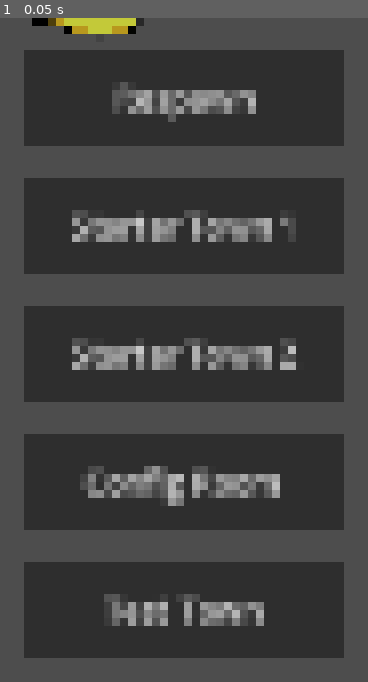
Above: before the commit, frame 1.
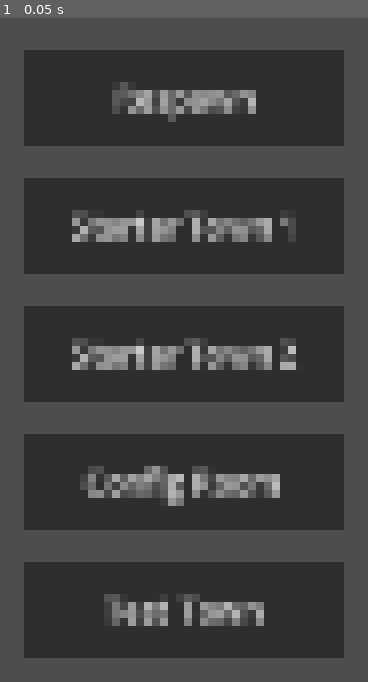
Above: after the commit, the same moment.

Repository: uplord/game-uplord
Game: Godot game, scene res://Entities/Npc/Npc.tscn
The game is run twice, just before and just after one commit, with the same random seed, the same clock (stepped at 60 frames per second) and the same inputs. This scene is started directly instead of the project's main scene.
Inputs:
- Up to frame 1 (0.05 s): no input

The runs differ from the first frame. In frame 1, 0.6% of the frame differs, in the area x 8-40%, y 0-3%.
Error in both runs: Invalid call. Nonexistent function 'setup' in base 'Nil'. (res://Utilities/Game/GameManager/GameManager.gd:13)

Commit message:
feat: basic animation

Diff:
--- a/Entities/Models/Humanoid/Humanoid.tscn
+++ b/Entities/Models/Humanoid/Humanoid.tscn
@@ -1,25 +1,25 @@
 [gd_scene format=3 uid="uid://btqmkf6wsl383"]
 
-[ext_resource type="Texture2D" uid="uid://beeeghwoog08o" path="res://Entities/Models/Humanoid/Art/Male/back_hand/armour.png" id="1_3j5xw"]
+[ext_resource type="Texture2D" uid="uid://bwqtjfpghhmaf" path="res://Entities/Models/Humanoid/Art/Male/back_hand/armour.png" id="1_3j5xw"]
 [ext_resource type="Script" uid="uid://jsddooxxtmtd" path="res://Entities/Models/Humanoid/Humanoid.gd" id="1_dtb42"]
-[ext_resource type="Texture2D" uid="uid://br81qqax1hcto" path="res://Entities/Models/Humanoid/Art/Male/back_shoulder/armour.png" id="2_dtb42"]
-[ext_resource type="Texture2D" uid="uid://bmb3bp0u7tusw" path="res://Entities/Models/Humanoid/Art/Male/back_thigh/armour.png" id="3_aemfn"]
-[ext_resource type="Texture2D" uid="uid://chutmudm017dv" path="res://Entities/Models/Humanoid/Art/Male/back_shin/armour.png" id="4_hnspk"]
-[ext_resource type="Texture2D" uid="uid://c76f5ckrfbk3c" path="res://Entities/Models/Humanoid/Art/Male/back_foot/armour.png" id="5_3vyth"]
-[ext_resource type="Texture2D" uid="uid://ddx4d254tpvu5" path="res://Entities/Models/Humanoid/Art/Male/chest/armour.png" id="6_knlen"]
-[ext_resource type="Texture2D" uid="uid://c8no2kkcdknc8" path="res://Entities/Models/Humanoid/Art/Male/head/armour.png" id="7_lf42i"]
-[ext_resource type="Texture2D" uid="uid://b3twjapoj2ir2" path="res://Entities/Models/Humanoid/Art/Male/front_thigh/armour.png" id="8_32cg1"]
-[ext_resource type="Texture2D" uid="uid://da2smk5kmbrq8" path="res://Entities/Models/Humanoid/Art/Male/front_shin/armour.png" id="9_ymjlh"]
-[ext_resource type="Texture2D" uid="uid://bnpuc0ao60vl0" path="res://Entities/Models/Humanoid/Art/Male/front_foot/armour.png" id="10_o1lnn"]
-[ext_resource type="Texture2D" uid="uid://cxrufpg7pltja" path="res://Entities/Models/Humanoid/Art/Male/front_shoulder/armour.png" id="11_n4ik8"]
-[ext_resource type="Texture2D" uid="uid://bsdtrjb2f23gh" path="res://Entities/Models/Humanoid/Art/Male/front_hand/armour.png" id="12_ftajy"]
+[ext_resource type="Texture2D" uid="uid://27ba427n756e" path="res://Entities/Models/Humanoid/Art/Male/back_shoulder/armour.png" id="2_dtb42"]
+[ext_resource type="Texture2D" uid="uid://bmjt3c0ec8ueu" path="res://Entities/Models/Humanoid/Art/Male/back_thigh/armour.png" id="3_aemfn"]
+[ext_resource type="Texture2D" uid="uid://26nk2rircrbq" path="res://Entities/Models/Humanoid/Art/Male/back_shin/armour.png" id="4_hnspk"]
+[ext_resource type="Texture2D" uid="uid://cq8lrx2ekr3ny" path="res://Entities/Models/Humanoid/Art/Male/back_foot/armour.png" id="5_3vyth"]
+[ext_resource type="Texture2D" uid="uid://brepygum20hha" path="res://Entities/Models/Humanoid/Art/Male/chest/armour.png" id="6_knlen"]
+[ext_resource type="Texture2D" uid="uid://din3l3bud0kux" path="res://Entities/Models/Humanoid/Art/Male/head/armour.png" id="7_lf42i"]
+[ext_resource type="Texture2D" uid="uid://b2wdysvw3vrvt" path="res://Entities/Models/Humanoid/Art/Male/front_thigh/armour.png" id="8_32cg1"]
+[ext_resource type="Texture2D" uid="uid://d0jg640canx77" path="res://Entities/Models/Humanoid/Art/Male/front_shin/armour.png" id="9_ymjlh"]
+[ext_resource type="Texture2D" uid="uid://c0nbdwr31ryf6" path="res://Entities/Models/Humanoid/Art/Male/front_foot/armour.png" id="10_o1lnn"]
+[ext_resource type="Texture2D" uid="uid://bde485r4mojlt" path="res://Entities/Models/Humanoid/Art/Male/front_shoulder/armour.png" id="11_n4ik8"]
+[ext_resource type="Texture2D" uid="uid://dx0d0rbi51rwk" path="res://Entities/Models/Humanoid/Art/Male/front_hand/armour.png" id="12_ftajy"]
 
 [sub_resource type="Animation" id="Animation_dtb42"]
 length = 0.001
 tracks/0/type = "value"
 tracks/0/imported = false
 tracks/0/enabled = true
-tracks/0/path = NodePath("Bones/Skeleton2D/Hip/BackShoulder:rotation")
+tracks/0/path = NodePath("Bones/Skeleton2D/Hip/FrontThigh:rotation")
 tracks/0/interp = 1
 tracks/0/loop_wrap = true
 tracks/0/keys = {
@@ -28,35 +28,122 @@
 "update": 0,
 "values": [0.0]
 }
+tracks/1/type = "value"
+tracks/1/imported = false
+tracks/1/enabled = true
+tracks/1/path = NodePath("Bones/Skeleton2D/Hip/FrontThigh/FrontShin:rotation")
+tracks/1/interp = 1
+tracks/1/loop_wrap = true
+tracks/1/keys = {
+"times": PackedFloat32Array(0),
+"transitions": PackedFloat32Array(1),
+"update": 0,
+"values": [0.0]
+}
+tracks/2/type = "value"
+tracks/2/imported = false
+tracks/2/enabled = true
+tracks/2/path = NodePath("Bones/Skeleton2D/Hip/BackThigh:rotation")
+tracks/2/interp = 1
+tracks/2/loop_wrap = true
+tracks/2/keys = {
+"times": PackedFloat32Array(0),
+"transitions": PackedFloat32Array(1),
+"update": 0,
+"values": [0.0]
+}
+tracks/3/type = "value"
+tracks/3/imported = false
+tracks/3/enabled = true
+tracks/3/path = NodePath("Bones/Skeleton2D/Hip/BackShoulder:rotation")
+tracks/3/interp = 1
+tracks/3/loop_wrap = true
+tracks/3/keys = {
+"times": PackedFloat32Array(0),
+"transitions": PackedFloat32Array(1),
+"update": 0,
+"values": [0.0]
+}
+tracks/4/type = "value"
+tracks/4/imported = false
+tracks/4/enabled = true
+tracks/4/path = NodePath("Bones/Skeleton2D/Hip/FrontShoulder:rotation")
+tracks/4/interp = 1
+tracks/4/loop_wrap = true
+tracks/4/keys = {
+"times": PackedFloat32Array(0),
+"transitions": PackedFloat32Array(1),
+"update": 0,
+"values": [0.0]
+}
 
 [sub_resource type="Animation" id="Animation_aemfn"]
 resource_name = "idle"
+length = 0.001
+
+[sub_resource type="Animation" id="Animation_hnspk"]
+resource_name = "run"
+length = 0.001
+loop_mode = 1
 tracks/0/type = "value"
 tracks/0/imported = false
 tracks/0/enabled = true
-tracks/0/path = NodePath("Bones/Skeleton2D/Hip/BackShoulder:rotation")
+tracks/0/path = NodePath("Bones/Skeleton2D/Hip/FrontThigh:rotation")
 tracks/0/interp = 1
 tracks/0/loop_wrap = true
 tracks/0/keys = {
 "times": PackedFloat32Array(0),
 "transitions": PackedFloat32Array(1),
 "update": 0,
-"values": [0.0]
-}
-
-[sub_resource type="Animation" id="Animation_hnspk"]
-resource_name = "run"
-tracks/0/type = "value"
-tracks/0/imported = false
-tracks/0/enabled = true
-tracks/0/path = NodePath("Bones/Skeleton2D/Hip/BackShoulder:rotation")
-tracks/0/interp = 1
-tracks/0/loop_wrap = true
-tracks/0/keys = {
+"values": [0.5585053606381855]
+}
+tracks/1/type = "value"
+tracks/1/imported = false
+tracks/1/enabled = true
+tracks/1/path = NodePath("Bones/Skeleton2D/Hip/FrontThigh/FrontShin:rotation")
+tracks/1/interp = 1
+tracks/1/loop_wrap = true
+tracks/1/keys = {
+"times": PackedFloat32Array(0),
+"transitions": PackedFloat32Array(1),
+"update": 0,
+"values": [1.0821041362364843]
+}
+tracks/2/type = "value"
+tracks/2/imported = false
+tracks/2/enabled = true
+tracks/2/path = NodePath("Bones/Skeleton2D/Hip/BackThigh:rotation")
+tracks/2/interp = 1
+tracks/2/loop_wrap = true
+tracks/2/keys = {
+"times": PackedFloat32Array(0),
+"transitions": PackedFloat32Array(1),
+"update": 0,
+"values": [-1.1868238913561442]
+}
+tracks/3/type = "value"
+tracks/3/imported = false
+tracks/3/enabled = true
+tracks/3/path = NodePath("Bones/Skeleton2D/Hip/BackShoulder:rotation")
+tracks/3/interp = 1
+tracks/3/loop_wrap = true
+tracks/3/keys = {
 "times": PackedFloat32Array(0),
 "transitions": PackedFloat32Array(1),
 "update": 0,
 "values": [-0.6632251157578453]
+}
+tracks/4/type = "value"
+tracks/4/imported = false
+tracks/4/enabled = true
+tracks/4/path = NodePath("Bones/Skeleton2D/Hip/FrontShoulder:rotation")
+tracks/4/interp = 1
+tracks/4/loop_wrap = true
+tracks/4/keys = {
+"times": PackedFloat32Array(0),
+"transitions": PackedFloat32Array(1.1486983),
+"update": 0,
+"values": [0.6981317007977318]
 }
 
 [sub_resource type="AnimationLibrary" id="AnimationLibrary_3vyth"]
@@ -90,7 +177,7 @@
 states/run/node = SubResource("AnimationNodeAnimation_aemfn")
 states/run/position = Vector2(546, 101.25)
 transitions = ["Start", "idle", SubResource("AnimationNodeStateMachineTransition_hnspk"), "idle", "run", SubResource("AnimationNodeStateMachineTransition_3vyth"), "run", "idle", SubResource("AnimationNodeStateMachineTransition_knlen")]
-graph_offset = Vector2(-544.55975, 11.317495)
+graph_offset = Vector2(-205.30476, 90.539986)
 
 [node name="Humanoid" type="Node2D" unique_id=1064279868]
 script = ExtResource("1_dtb42")
@@ -99,7 +186,8 @@
 scale = Vector2(0.25, 0.25)
 
 [node name="BackHand" type="Node2D" parent="Body" unique_id=1024107481]
-position = Vector2(200.75, -859.5)
+position = Vector2(303.69662, -939.0213)
+rotation = -0.6632251
 
 [node name="Skin" type="Sprite2D" parent="Body/BackHand" unique_id=824252053]
 position = Vector2(200.75, -859.5)
@@ -108,6 +196,7 @@
 
 [node name="BackShoulder" type="Node2D" parent="Body" unique_id=528252962]
 position = Vector2(136.75, -1048.75)
+rotation = -0.6632251
 
 [node name="Skin" type="Sprite2D" parent="Body/BackShoulder" unique_id=653910981]
 position = Vector2(136.75, -1048.75)
@@ -116,6 +205,7 @@
 
 [node name="BackThigh" type="Node2D" parent="Body" unique_id=837033051]
 position = Vector2(86.75, -678.5)
+rotation = -1.1868238
 
 [node name="Skin" type="Sprite2D" parent="Body/BackThigh" unique_id=785102209]
 position = Vector2(86.75, -678.5)
@@ -123,7 +213,8 @@
 offset = Vector2(-85.5, 803)
 
 [node name="BackSkin" type="Node2D" parent="Body" unique_id=1628886575]
-position = Vector2(114.75, -404)
+position = Vector2(351.75098, -601.6316)
+rotation = -1.1868238
 
 [node name="Skin" type="Sprite2D" parent="Body/BackSkin" unique_id=1003425807]
 position = Vector2(114.75, -404)
@@ -131,7 +222,8 @@
 offset = Vector2(-115.5, 557)
 
 [node name="BackFoot" type="Node2D" parent="Body" unique_id=1917527986]
-position = Vector2(111.75, -91)
+position = Vector2(640.8357, -481.59814)
+rotation = -1.1868238
 
 [node name="Skin" type="Sprite2D" parent="Body/BackFoot" unique_id=199732716]
 position = Vector2(111.75, -91)
@@ -156,6 +248,7 @@
 
 [node name="FrontThigh" type="Node2D" parent="Body" unique_id=1507431230]
 position = Vector2(-64.25, -670.5)
+rotation = 0.55850536
 
 [node name="Skin" type="Sprite2D" parent="Body/FrontThigh" unique_id=1922675362]
 position = Vector2(-64.25, -670.5)
@@ -163,7 +256,9 @@
 offset = Vector2(27.5, 796)
 
 [node name="FrontShin" type="Node2D" parent="Body" unique_id=142443223]
-position = Vector2(-161.25, -394.5)
+position = Vector2(-292.76837, -487.84088)
+rotation = 1.6406095
+scale = Vector2(0.99999994, 0.99999994)
 
 [node name="Skin" type="Sprite2D" parent="Body/FrontShin" unique_id=99184146]
 position = Vector2(-161.25, -394.5)
@@ -171,7 +266,9 @@
 offset = Vector2(127.5, 551.5)
 
 [node name="FrontFoot" type="Node2D" parent="Body" unique_id=1336982610]
-position = Vector2(-238.5, -70.5)
+position = Vector2(-610.59045, -587.5038)
+rotation = 1.6406095
+scale = Vector2(0.99999994, 0.99999994)
 
 [node name="Skin" type="Sprite2D" parent="Body/FrontFoot" unique_id=1998873261]
 texture = ExtResource("10_o1lnn")
@@ -179,6 +276,8 @@
 
 [node name="FrontShoulder" type="Node2D" parent="Body" unique_id=1433457486]
 position = Vector2(-135.5, -1053.75)
+rotation = 0.6981317
+scale = Vector2(0.9999998, 0.9999998)
 
 [node name="Skin" type="Sprite2D" parent="Body/FrontShoulder" unique_id=1430536804]
 position = Vector2(-135.5, -1053.75)
@@ -186,7 +285,9 @@
 offset = Vector2(76.25, 1143.5)
 
 [node name="FrontHand" type="Node2D" parent="Body" unique_id=676752648]
-position = Vector2(-258.5, -869.75)
+position = Vector2(-347.99634, -991.8607)
+rotation = 0.6981317
+scale = Vector2(0.9999998, 0.9999998)
 
 [node name="Skin" type="Sprite2D" parent="Body/FrontHand" unique_id=1854005405]
 position = Vector2(-258.5, -869.75)
@@ -224,6 +325,7 @@
 
 [node name="FrontShoulder" type="Bone2D" parent="Bones/Skeleton2D/Hip" unique_id=966506358]
 position = Vector2(-177.25, -266)
+scale = Vector2(0.9999998, 0.9999998)
 rest = Transform2D(1, 0, 0, 1, -177.25, -266)
 
 [node name="RemoteTransform2D" type="RemoteTransform2D" parent="Bones/Skeleton2D/Hip/FrontShoulder" unique_id=756297446]
--- a/Entities/Npc/Npc.gd
+++ b/Entities/Npc/Npc.gd
@@ -4,6 +4,44 @@
 
 @onready var body = $Base/Model
 
+var animation_tree: AnimationTree
+var animation_state: AnimationNodeStateMachinePlayback
+var current_anim := ""
+
+func _ready():
+
+	# Wait for dynamic model to be instanced
+	await get_tree().process_frame
+
+	var model = body.get_model_root()
+
+	if model == null:
+		push_error("Model not loaded yet")
+		return
+
+	animation_tree = model.get_node_or_null("AnimationTree")
+
+	if animation_tree == null:
+		push_error("AnimationTree not found inside model")
+		return
+
+	animation_tree.active = true
+	animation_state = animation_tree["parameters/playback"]
+
+	play_anim("run")
+
+# -------------------------
+# ANIMATION HANDLER
+# -------------------------
+func play_anim(anim_name: String) -> void:
+	if animation_state == null:
+		return
+
+	if current_anim == anim_name:
+		return
+
+	current_anim = anim_name
+	animation_state.travel(anim_name)
 
 func _physics_process(_delta):
 	_apply_z_sort()
--- a/Utilities/World/SceneManager/SceneManager.gd
+++ b/Utilities/World/SceneManager/SceneManager.gd
@@ -183,6 +183,9 @@
 
 	player.lock_teleport()
 	player.stop_movement()
+	player.play_anim("idle")
+
+	await get_tree().process_frame
 
 	# send request to server ONLY
 	ServerManager.send_to_server({
Binary file changed: Entities/Models/Humanoid/Art/Male/back_foot/armour.png
Binary file changed: Entities/Models/Humanoid/Art/Male/back_hand/armour.png
Binary file changed: Entities/Models/Humanoid/Art/Male/back_shin/armour.png
Binary file changed: Entities/Models/Humanoid/Art/Male/back_shoulder/armour.png
Binary file changed: Entities/Models/Humanoid/Art/Male/back_thigh/armour.png
Binary file changed: Entities/Models/Humanoid/Art/Male/chest/armour.png
Binary file changed: Entities/Models/Humanoid/Art/Male/front_foot/armour.png
Binary file changed: Entities/Models/Humanoid/Art/Male/front_hand/armour.png
Binary file changed: Entities/Models/Humanoid/Art/Male/front_shin/armour.png
Binary file changed: Entities/Models/Humanoid/Art/Male/front_shoulder/armour.png
Binary file changed: Entities/Models/Humanoid/Art/Male/front_thigh/armour.png
Binary file changed: Entities/Models/Humanoid/Art/Male/head/armour.png
